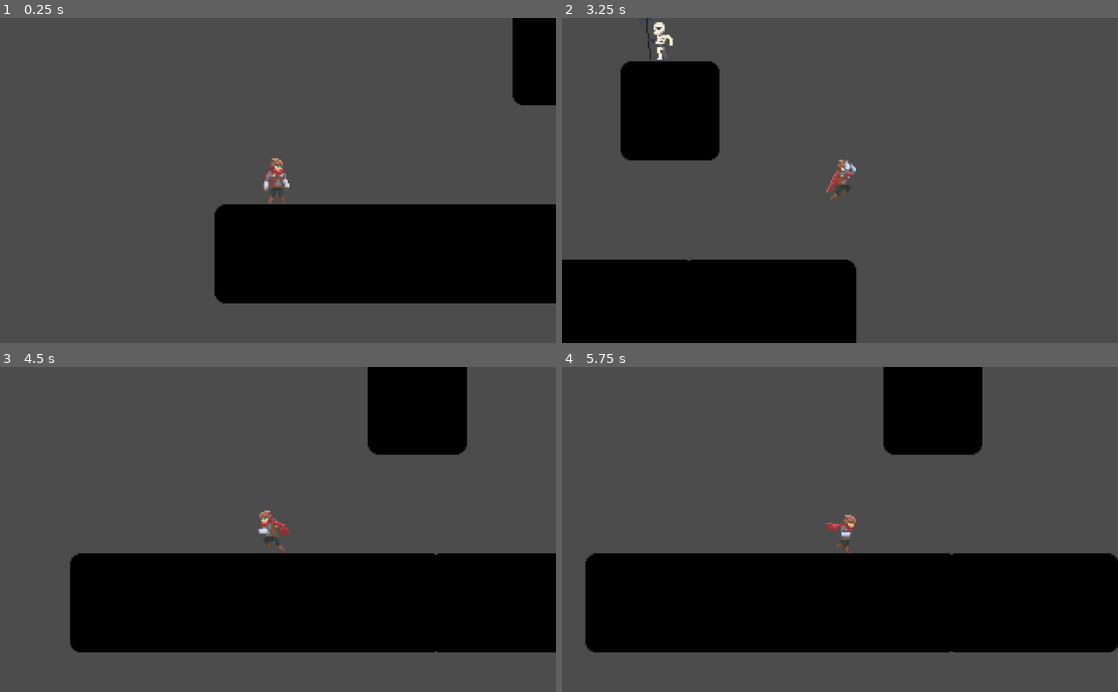
Above: before the commit, frames 1-4 (two rows, left to right).
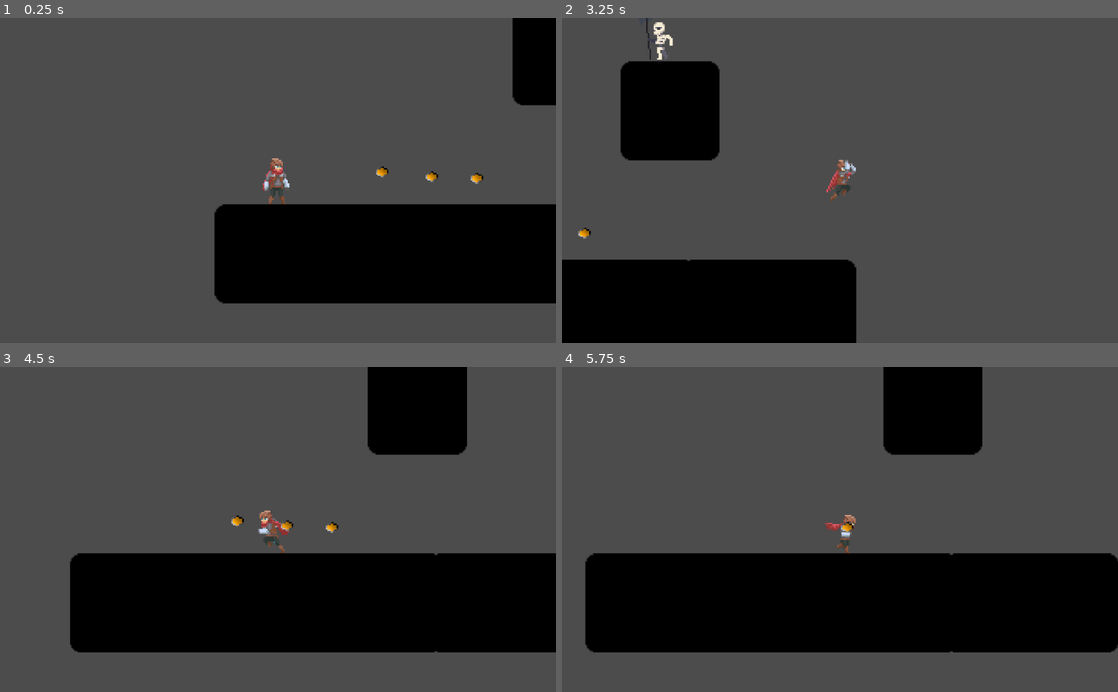
Above: after the commit, the same moments.

Repository: nmrevell97/Ascension-Game-Studios-Game
Game: Godot game, scene res://World.tscn
The game is run twice, just before and just after one commit, with the same random seed, the same clock (stepped at 60 frames per second) and the same inputs. The engine's default icon, where the game draws it, is replaced by a stand-in: a white triangle on a blue panel in a dark square.
Inputs:
- Up to frame 1 (0.25 s): no input
- Up to frame 2 (3.25 s): hold Right (ui_right) 0.53-2.03 s; tap Up (ui_up) at 0.77, 1.52, 3.02 s; hold Left (ui_left) 2.03-2.78 s; hold Right (ui_right) from 2.78 s (still down)
- Up to frame 3 (4.5 s): tap Up (ui_up) at 3.77 s; release Right (ui_right) at 4.28 s; hold Left (ui_left) from 4.28 s (still down)
- Up to frame 4 (5.75 s): tap Up (ui_up) at 4.52 s; release Left (ui_left) at 5.03 s; hold Right (ui_right) from 5.03 s (still down)

The runs differ from the first frame. In frame 1, 0.1% of the frame differs, in the area x 67-87%, y 45-52%; in frame 2, less than 0.1%; in frame 3, 0.1%, in the area x 41-61%, y 45-52%; in frame 4, less than 0.1%.

Commit message:
First Push the Coins are added

Diff:
--- /dev/null
+++ b/Objects/Coin.gd
@@ -0,0 +1,10 @@
+extends Area2D
+
+
+onready var anim_player: AnimationPlayer = get_node("AnimationPlayer")
+
+
+
+
+func _on_body_entered(body: PhysicsBody2D) ->void:
+		anim_player.play("fade_out")
--- /dev/null
+++ b/Objects/Coin.tscn
@@ -0,0 +1,71 @@
+[gd_scene load_steps=6 format=2]
+
+[ext_resource path="res://Coin.png" type="Texture" id=1]
+[ext_resource path="res://Objects/Coin.gd" type="Script" id=2]
+
+[sub_resource type="CircleShape2D" id=1]
+radius = 3.91689
+
+[sub_resource type="Animation" id=2]
+resource_name = "bouncing"
+length = 1.8
+loop = true
+tracks/0/type = "value"
+tracks/0/path = NodePath("coin:position")
+tracks/0/interp = 1
+tracks/0/loop_wrap = true
+tracks/0/imported = false
+tracks/0/enabled = true
+tracks/0/keys = {
+"times": PoolRealArray( 0, 0.9 ),
+"transitions": PoolRealArray( 3.605, 1.27456 ),
+"update": 0,
+"values": [ Vector2( 0, 0 ), Vector2( 0, -4.347 ) ]
+}
+
+[sub_resource type="Animation" id=3]
+resource_name = "fade_out"
+length = 0.6
+step = 0.05
+tracks/0/type = "value"
+tracks/0/path = NodePath(".:modulate")
+tracks/0/interp = 1
+tracks/0/loop_wrap = true
+tracks/0/imported = false
+tracks/0/enabled = true
+tracks/0/keys = {
+"times": PoolRealArray( 0, 0.6 ),
+"transitions": PoolRealArray( 1, 1 ),
+"update": 0,
+"values": [ Color( 1, 1, 1, 1 ), Color( 1, 1, 1, 0 ) ]
+}
+tracks/1/type = "method"
+tracks/1/path = NodePath(".")
+tracks/1/interp = 1
+tracks/1/loop_wrap = true
+tracks/1/imported = false
+tracks/1/enabled = true
+tracks/1/keys = {
+"times": PoolRealArray( 0.6 ),
+"transitions": PoolRealArray( 1 ),
+"values": [ {
+"args": [  ],
+"method": "queue_free"
+} ]
+}
+
+[node name="Coin" type="Area2D"]
+position = Vector2( 0, -0.093563 )
+script = ExtResource( 2 )
+
+[node name="Coin" type="Sprite" parent="."]
+texture = ExtResource( 1 )
+
+[node name="CollisionShape2D" type="CollisionShape2D" parent="."]
+shape = SubResource( 1 )
+
+[node name="AnimationPlayer" type="AnimationPlayer" parent="."]
+autoplay = "bouncing"
+anims/bouncing = SubResource( 2 )
+anims/fade_out = SubResource( 3 )
+[connection signal="body_entered" from="." to="." method="_on_body_entered"]
--- a/Player.gd
+++ b/Player.gd
@@ -73,18 +73,19 @@
 	#Organize/Document Code **COMPLETE** 4/12/2020 NR
 	#Version Control through GitHub so I can get Nic on it **DUE DATE: 4/14/2020** **STATUS: COMPLETE**
 	#Player Control Unit
-		#Move form animatedSprite sheet to a blend space for Hit easier implementation of state based movement
+		#Move form animatedSprite sheet to a blend space for Bit easier implementation of state based movement
 		#Bit:
 			#Sprite (Start out in blend space - nice warm up)
 			#Mechanics (will be able to shoot fireballs)
 	#Get Enemy AI working (Bold of me to say, I know)
-		#Basic: Goomba **STATUS: Partially complete as of 4/16/2020 **
+		#Basic: Goomba **STATUS: Partially complete as of 4/16/2020
 		#Advanced: Skeleton Archer (Projectiles!)
-		#Mega-Advanced: Final boss (Move- Charge, pause, and Shoot): State Machines
+		#Mega-Advanced: Final boss
 	#Tilemapping: Autotile prefferable
 	#Level Design
 		#Autotile map design. Gonna need the art first
-		#Checkpoint System: Shouldn't be too hard implement (Each Checkpoint will switch character from Hit => Bit and vice versa)
+
+		#Checkpoint System: Shouldn't be too hard implement
 		#Interactable Objects: Coins, Chests, People
 		#Go against the grain, Right -> Left (A more than D)
 	#Core Mechanics
@@ -94,7 +95,7 @@
 			#Player Health: Implementation (5 hearts: player)
 			#Enemy Health: Implementation (2 hearts: goomba 3 hearts: projectile enemy 5 hearts: boss)
 			#Interactables
-				#Coins:  AnimatedSpriteSheet, collision bodies, and a signal script Nic
+				#Coins
 				#Chest (Level Completion goal)
 				#People (Interactable Signage, Bit)
 		#UI Elements: Mainmenu, Pause state
--- a/World.tscn
+++ b/World.tscn
@@ -1,10 +1,11 @@
-[gd_scene load_steps=9 format=2]
+[gd_scene load_steps=10 format=2]
 
 [ext_resource path="res://Player.tscn" type="PackedScene" id=1]
 [ext_resource path="res://Enemy.tscn" type="PackedScene" id=2]
 [ext_resource path="res://Death.gd" type="Script" id=3]
 [ext_resource path="res://icon.png" type="Texture" id=4]
 [ext_resource path="res://Checkpoint.gd" type="Script" id=5]
+[ext_resource path="res://Objects/Coin.tscn" type="PackedScene" id=6]
 
 [sub_resource type="RectangleShape2D" id=1]
 extents = Vector2( 542.202, 10 )
@@ -173,5 +174,14 @@
 
 [node name="CollisionShape2D" type="CollisionShape2D" parent="Area2D2"]
 shape = SubResource( 3 )
+
+[node name="Coin" parent="Area2D2" instance=ExtResource( 6 )]
+position = Vector2( -84, -2 )
+
+[node name="Coin2" parent="Area2D2" instance=ExtResource( 6 )]
+position = Vector2( -55, -1 )
+
+[node name="Coin3" parent="Area2D2" instance=ExtResource( 6 )]
+position = Vector2( -116, -5 )
 [connection signal="body_entered" from="Area2D" to="Area2D" method="_on_Area2D_body_entered"]
 [connection signal="body_entered" from="Area2D2" to="Area2D2" method="_on_Area2D2_body_entered"]
Binary file added: Coin.png
Not shown, added: Coin.png.import
